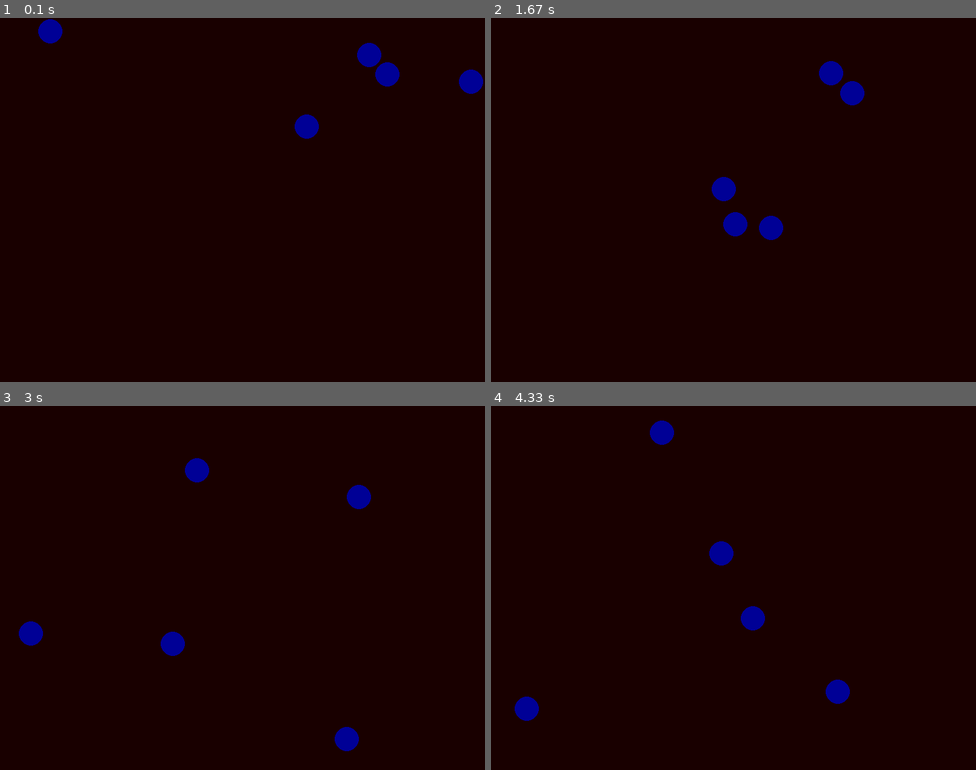
Above: before the commit, frames 1-4 (two rows, left to right).
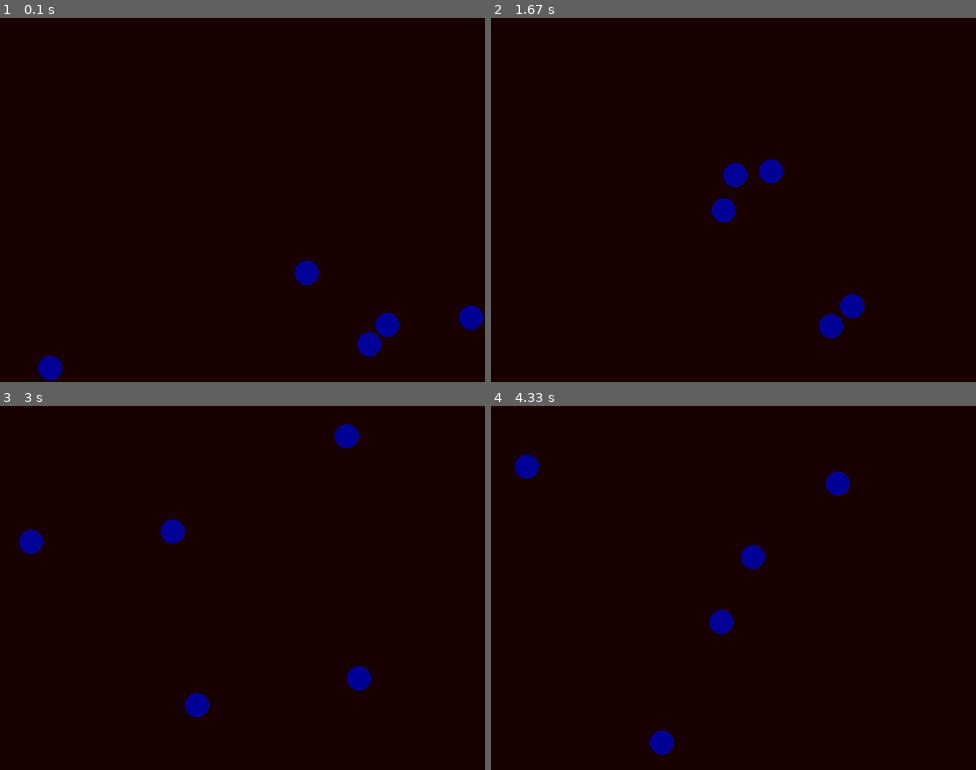
Above: after the commit, the same moments.

Repository: denalisk/pygame_experiments
Game: pygame game, started from collisionTest.py
Same seed, same stepped clock (60 frames per second), same inputs: the game is played once before the commit and once after it.
Inputs:
- Up to frame 1 (0.1 s): no input
- Up to frame 2 (1.67 s): no input
- Up to frame 3 (3 s): no input
- Up to frame 4 (4.33 s): no input

The runs differ from the first frame. In frame 1, 2.6% of the frame differs, in the area x 7-100%, y 0-100%; in frame 2, 2.4%; in frame 3, 2.6%; in frame 4, 2.6%.

Commit message:
build a small screen with a dot add movement ability add movement speed boost ability

Diff:
--- a/collisionTest.py
+++ b/collisionTest.py
@@ -74,7 +74,7 @@
 def Draw():
     Surface.fill((25,0,0))
     for Circle in Circles:
-        pygame.draw.circle(Surface,(0,0,150),(int(Circle.x),int(600-Circle.y)),Circle.radius)
+        pygame.draw.circle(Surface,(0,0,150),(int(Circle.x),int(Circle.y)),Circle.radius)
     pygame.display.flip()
 def GetInput():
     keystate = pygame.key.get_pressed()
--- a/hello.py
+++ b/hello.py
@@ -3,70 +3,72 @@
 import random, math, sys
 pygame.init()
 
-Surface = pygame.display.set_mode((800,600))
+# Easy access variables to adjust player traits
+PlayerSize = 20;
+PlayerSpeed = 5.0;
+WindowSize = 1000;
 
-Circles = []
-Colliders = []
-class Circle:
+
+class Player:
     def __init__(self):
-##        self.radius = int(random.random()*50) + 1
-        self.radius = 20
-        self.x = random.randint(self.radius, 800-self.radius)
-        self.y = random.randint(self.radius, 600-self.radius)
-        self.speedx = 0.5*(random.random()+1.0)
-        self.speedy = 0.5*(random.random()+1.0)
-        self.colliding = False;
-##        self.mass = math.sqrt(self.radius)
-for x in range(20):
-    Circles.append(Circle())
+        self.size = PlayerSize;
+        self.speed = PlayerSpeed;
+        self.vector = [0,0];
+        self.color = (188, 188, 33);
+        self.x = WindowSize/2.0;
+        self.y = WindowSize/2.0;
+        self.axes = {'x': self.x, 'y': self.y, '-x': self.x, '-y': self.y};
 
-def CircleCollide(ArrayOfCollisions):
-    for Collision in ArrayOfCollisions:
-        hold1x = Collision[0].speedx;
-        hold1y = Collision[0].speedy;
-        Collision[0].speedx = Collision[1].speedx;
-        Collision[0].speedy = Collision[1].speedy;
-        # C2.speedx = hold1x;
-        # C2.speedy = hold1y;
-        Collision[1].speedx = hold1x
-        Collision[1].speedy = hold1y
-        Collision[1].colliding = False;
-        Collision[0].colliding = False;
-    ArrayOfCollisions = []
-# All this needs to work is that the circles upon collision get removed from a collision table, because the double for loop is finding them once, swapping their velocity vectors, and finding them again, and swapping back. If you made a unique "collision" list, that checked for duplicates, you could add them to that and then loop through the collision list to assign new V vectors
+    def move(self):
+        self.x += self.vector[0] * self.speed;
+        self.y += self.vector[1] * self.speed;
+        self.vector = [0,0];
+        self.speed = PlayerSpeed;
 
-def Move():
-    for Circle in Circles:
-        Circle.x += Circle.speedx
-        Circle.y += Circle.speedy
-def CollisionDetect():
-    for Circle in Circles:
-        if Circle.x < Circle.radius or Circle.x > 800-Circle.radius:    Circle.speedx *= -1
-        if Circle.y < Circle.radius or Circle.y > 600-Circle.radius:    Circle.speedy *= -1
-    for Circle in Circles:
-        for Circle2 in Circles:
-            if Circle != Circle2:
-                if math.sqrt(  ((Circle.x-Circle2.x)**2)  +  ((Circle.y-Circle2.y)**2)  ) <= (Circle.radius+Circle2.radius):
-                    if Circle.colliding == False:
-                        Circle.colliding = True;
-                        Circle2.colliding = True;
-                        Colliders.append([Circle, Circle2]);
-    CircleCollide(Colliders);
+    def update(self, gameScreen):
+        pygame.draw.circle(gameScreen, (self.color), (int(self.x), int(self.y)), self.size);
 
-def Draw():
-    Surface.fill((25,0,0))
-    for Circle in Circles:
-        pygame.draw.circle(Surface,(0,0,150),(int(Circle.x),int(600-Circle.y)),Circle.radius)
-    pygame.display.flip()
-def GetInput():
-    keystate = pygame.key.get_pressed()
-    for event in pygame.event.get():
-        if event.type == QUIT or keystate[K_ESCAPE]:
-            pygame.quit(); sys.exit()
+class Game(Player):
+    def __init__(self, Player):
+        self.color = (0,0,0);
+        self.window = pygame.display.set_mode((WindowSize, WindowSize));
+        self.currentPlayer = Player;
+
+    def update(self):
+        self.window.fill(self.color);
+        self.currentPlayer.update(self.window);
+        pygame.display.flip();
+
+    def process_input(self):
+        KeyState = pygame.key.get_pressed();
+        if KeyState[pygame.K_DOWN]:
+            self.currentPlayer.vector[1] += 1;
+        if KeyState[pygame.K_UP]:
+            self.currentPlayer.vector[1] += -1;
+        if KeyState[pygame.K_RIGHT]:
+            self.currentPlayer.vector[0] += 1;
+        if KeyState[pygame.K_LEFT]:
+            self.currentPlayer.vector[0] += -1;
+        if KeyState[pygame.K_SPACE]:
+            self.currentPlayer.speed  *= 2;
+            print("BOOOOOOOOOOOST");
+        self.currentPlayer.move();
+        for event in pygame.event.get():
+            if event.type == QUIT or KeyState[pygame.K_ESCAPE]:
+                print("over and out!");
+                pygame.quit(); sys.exit();
+
+
 def main():
-    while True:
-        GetInput()
-        Move()
-        CollisionDetect()
-        Draw()
-if __name__ == '__main__': main()
+    newPlayer = Player();
+    newGame = Game(newPlayer);
+    playing = True;
+    counter = 1;
+    while playing:
+        newGame.process_input();
+        newGame.update();
+        if counter % 40 == 0:
+            print("tick " + str(counter));
+        counter += 1;
+
+if __name__ == '__main__': main();
--- a/load.txt
+++ b/load.txt
@@ -1,3 +1,9 @@
 http://brysonpayne.com/2015/01/10/setting-up-pygame-on-a-mac/
 
 https://bitbucket.org/pygame/pygame/overview
+
+
+what do I want to build:
+
+Make a small circle that I can move around
+Generate projectiles towards the mouse pointer on click, from the circle
